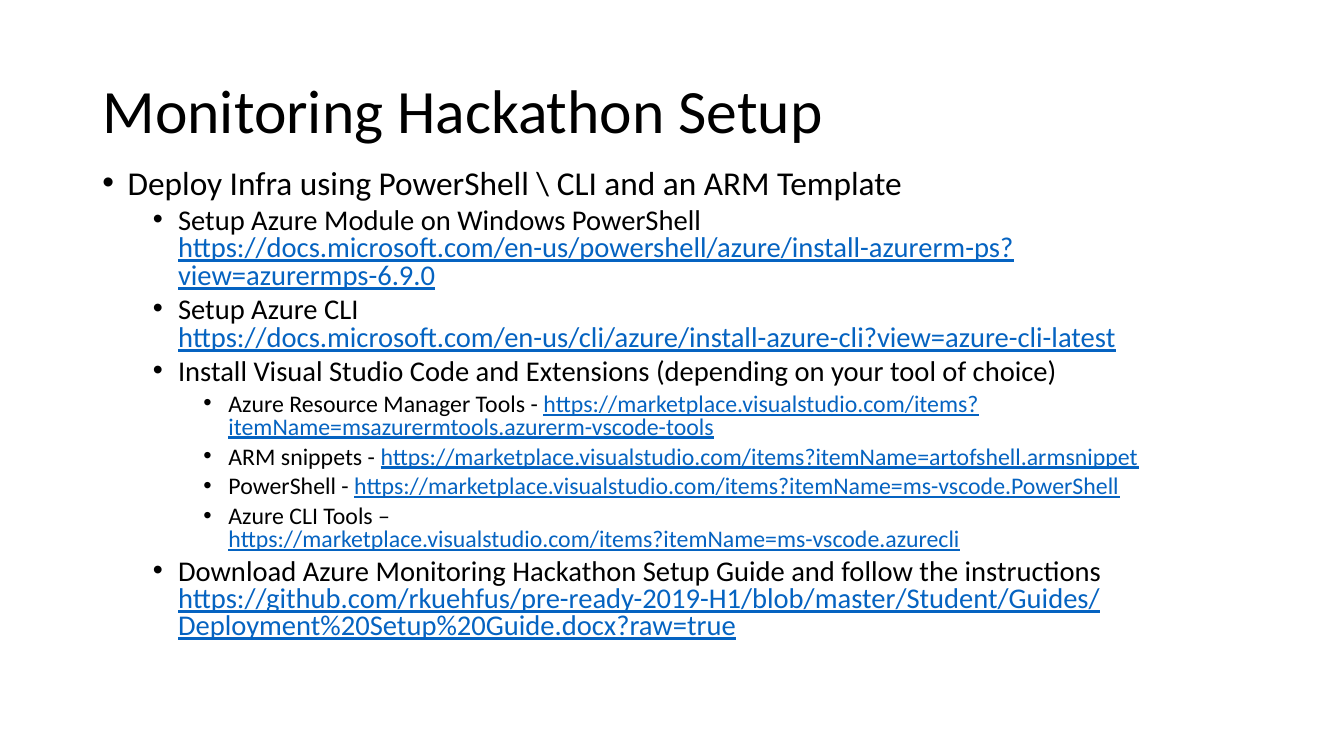
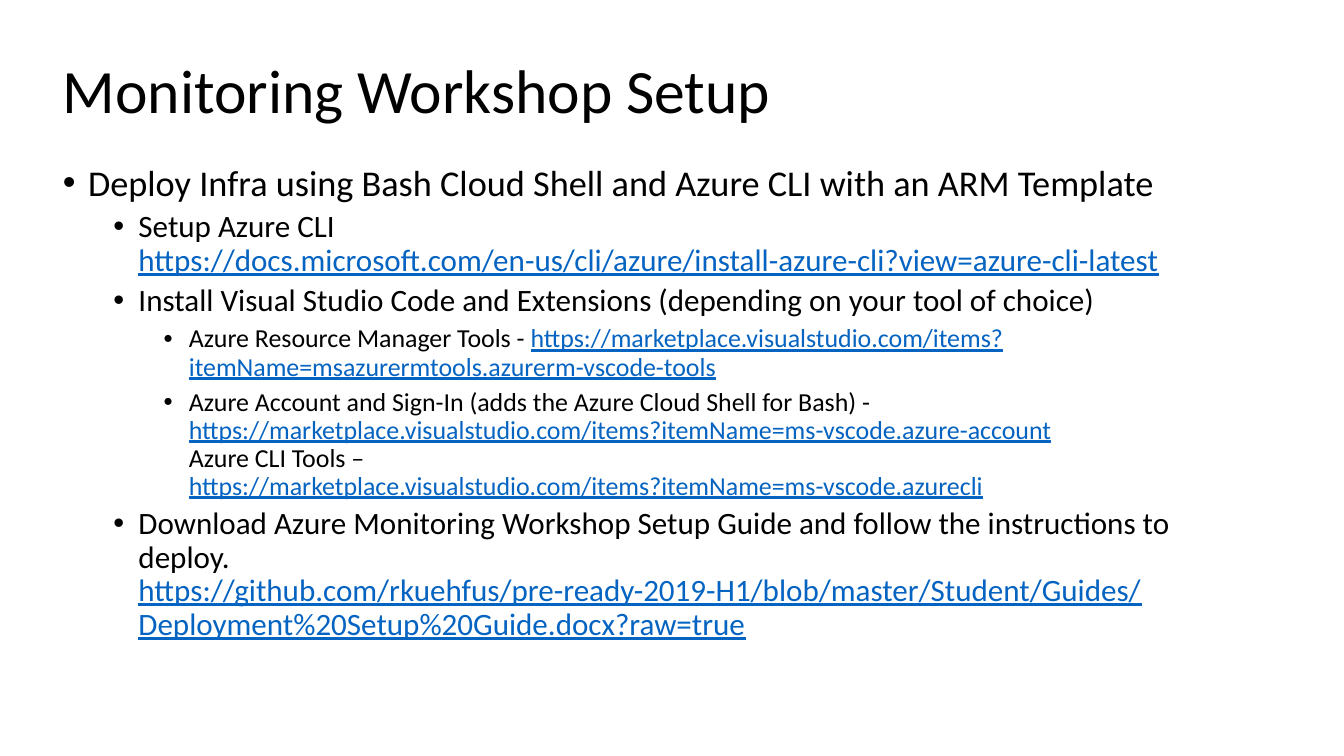
Before and after one commit to rkuehfus/pre-ready-2019-H1, a slide deck: slide 3 of Student/Guides/Challenges.pptx. Drawn at 1344x756 pixels with LibreOffice and Linux fonts; fonts in the diff are those of the drawing. Boxes give left, top, right and bottom in pixels: in the first picture for what was removed or moved away, otherwise in the second. Text is boxed around its words. In the diff, an @@ line names an element or a change of style, - is before the commit and + after.

```diff
--- a/Student/Guides/Challenges.pptx
+++ b/Student/Guides/Challenges.pptx
@@ title at (x1=63, y1=70, x2=770, y2=124): text changed @@
-Monitoring Hackathon Setup
+Monitoring Workshop Setup
@@ text "Deploy Infra using Bash Cloud ..." moved from (x1=128, y1=172, x2=1138, y2=640) to (x1=88, y1=170, x2=1170, y2=640) @@
@@ text at (x1=88, y1=170, x2=1154, y2=203): text changed; size 20.4 to 25.9 pt; text colour #0563C1 to #000000 @@
-• Deploy Infra using PowerShell \ CLI and an ARM Template
-  • Setup Azure Module on Windows PowerShell
-    https://docs.microsoft.com/en-us/powershell/azure/install-azurerm-ps?view=azurermps-6.9.0
+• Deploy Infra using Bash Cloud Shell and Azure CLI with an ARM Template
@@ text at (x1=138, y1=217, x2=1157, y2=380): size 20.4 to 22.2 pt in "Setup Azure CLI https://docs.microsoft.com/en-us/cli/azure/i ...", "Install Visual Studio Code and Extensions (depending ..."; size 17 to 18.5 pt in "Azure Resource Manager Tools - https://marketplace.visualstu ..."; line spacing 0.8 to 0.9 @@
@@ text at (x1=138, y1=392, x2=1170, y2=640): text changed; size 17 to 18.5 pt @@
-    • ARM snippets - https://marketplace.visualstudio.com/items?itemName=artofshell.armsnippet
-    • PowerShell - https://marketplace.visualstudio.com/items?itemName=ms-vscode.PowerShell
-    • Azure CLI Tools –
-      https://marketplace.visualstudio.com/items?itemName=ms-vscode.azurecli
-  • Download Azure Monitoring Hackathon Setup Guide and follow the instructions
-    https://github.com/rkuehfus/pre-ready-2019-H1/blob/master/Student/Guides/Deployment%20Setup%20Guide.docx?raw=true
+    • Azure Account and Sign-In (adds the Azure Cloud Shell for Bash) - https://marketplace.visualstudio.com/items?itemName=ms-vscode.azure-account
+      Azure CLI Tools –
+      https://marketplace.visualstudio.com/items?itemName=ms-vscode.azurecli
+  • Download Azure Monitoring Workshop Setup Guide and follow the instructions to deploy.
+    https://github.com/rkuehfus/pre-ready-2019-H1/blob/master/Student/Guides/Deployment%20Setup%20Guide.docx?raw=true
```
Also in this commit, not shown: 1 other slide changed, 2 slides removed, 2 other files.
